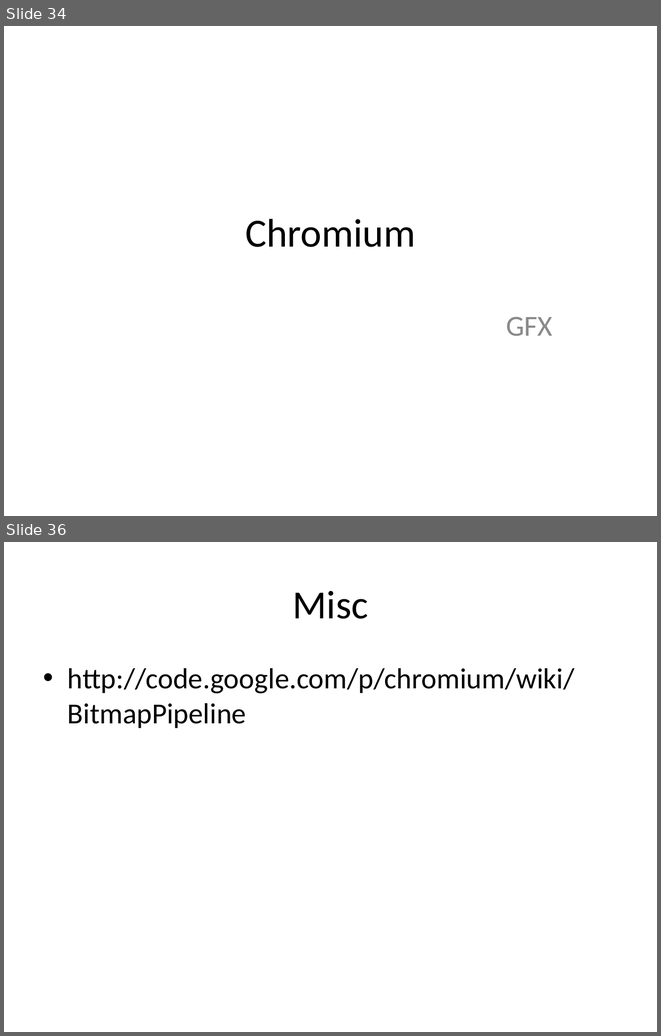
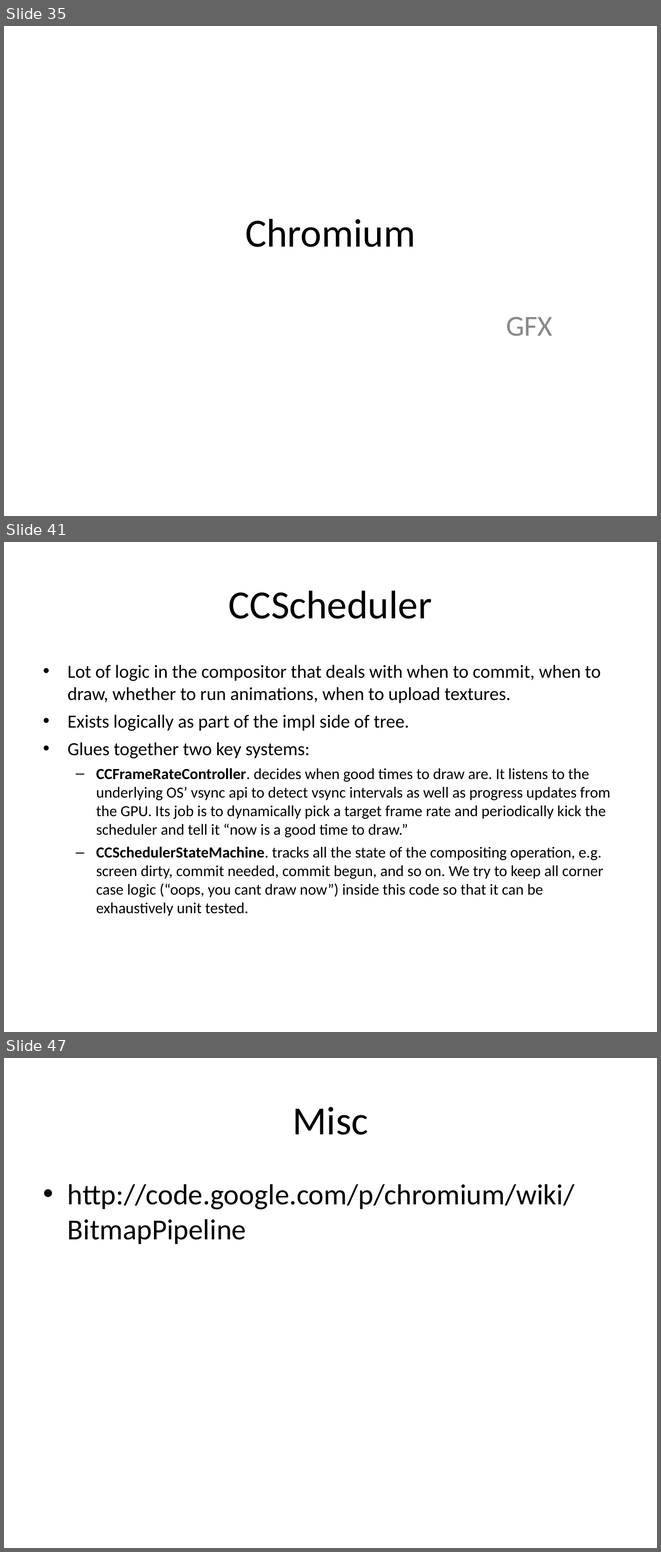
Before and after one commit to tezheng/chromium, a slide deck: docs/chromium.ppt. Shown one above the other, each under a label of ours: slides 34 and 36 before the commit, slides 35, 41 and 47 after it; the slides between them are not shown. The pictures are 661x1036 and 661x1552 pixels, drawn with LibreOffice and Linux fonts; fonts in the diff are those of the drawing. Boxes give left, top, right and bottom in pixels: in the first picture for what was removed or moved away, otherwise in the second. Text is boxed around its words. In the diff, an @@ line names an element or a change of style, - is before the commit and + after.

Commit message:
update chromium.ppt, render part.

```diff
--- a/docs/chromium.ppt
+++ b/docs/chromium.ppt
@@ slide 41 added at (4, 542, 657, 1032), background #FFFFFF @@
@@ title added at (229, 590, 432, 619), 44 pt, text #000000 @@
+CCScheduler
@@ text added at (68, 664, 610, 916), 17 pt, text #000000 @@
+• Lot of logic in the compositor that deals with when to commit, when to draw, whether to run animations, when to upload textures.
+• Exists logically as part of the impl side of tree.
+• Glues together two key systems:
+  – CCFrameRateController. decides when good times to draw are. It listens to the underlying OS’ vsync api to detect vsync intervals as well as progress updates from the GPU. Its job is to dynamically pick a target frame rate and periodically kick the scheduler and tell it “now is a good time to draw.”
+  – CCSchedulerStateMachine. tracks all the state of the compositing operation, e.g. screen dirty, commit needed, commit begun, and so on. We try to keep all corner case logic (“oops, you cant draw now”) inside this code so that it can be exhaustively unit tested.
@@ what was slide 34 is now slide 35 @@
@@ what was slide 36 is now slide 47 @@
```
Also in this commit, not shown: 4 slides changed, 10 other slides added.
